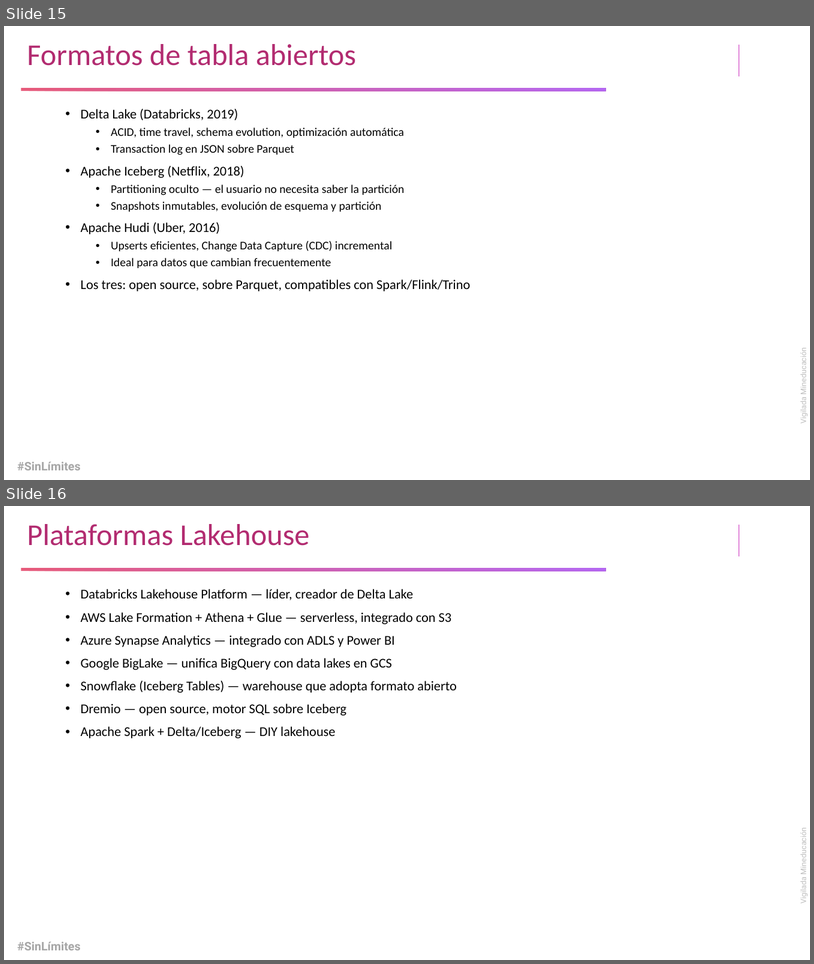
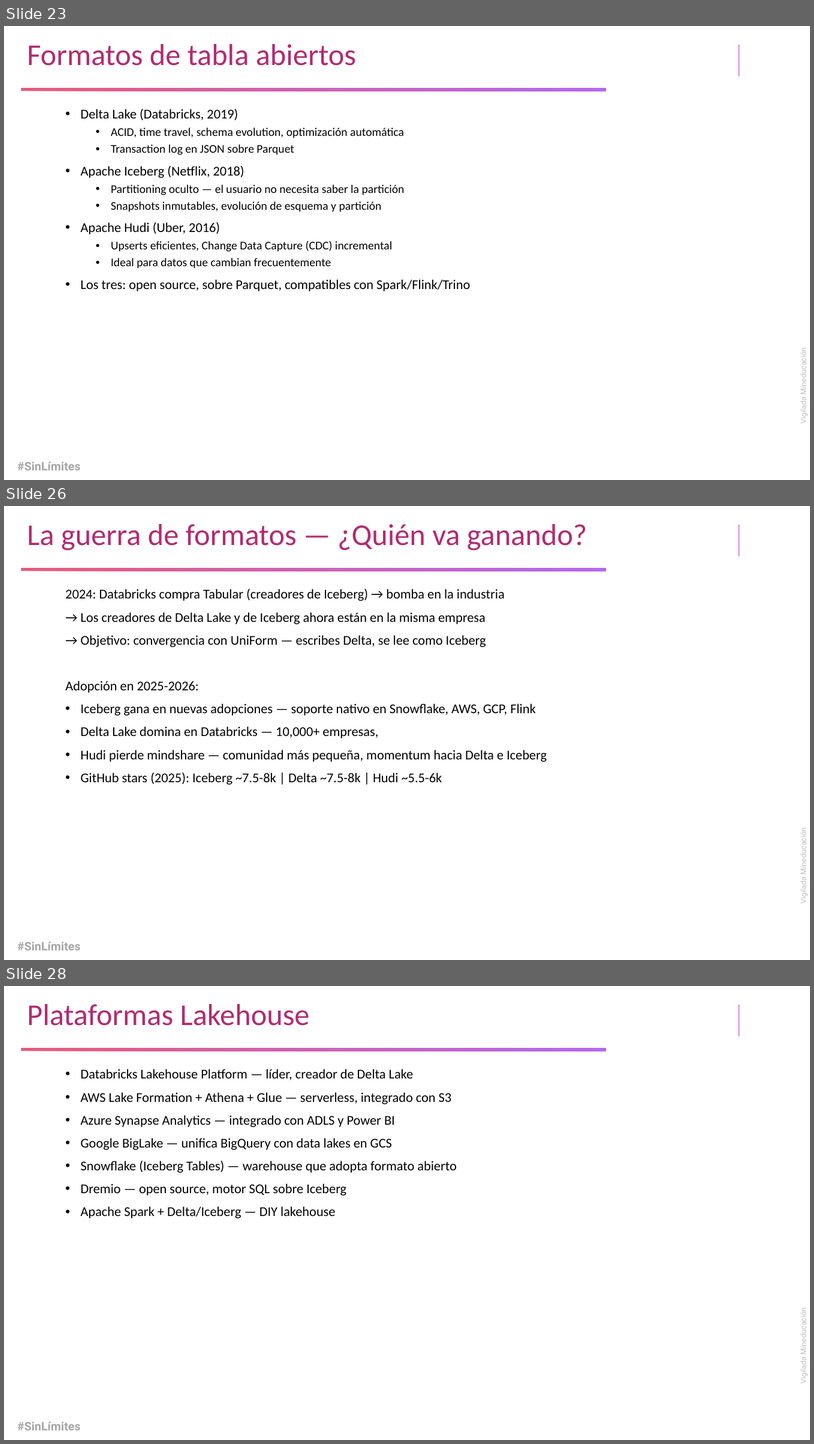
Before and after one commit to LeOsorio123/bigdata-101, a slide deck: resources/lakehouse.pptx. Shown one above the other, each under a label of ours: slides 15 and 16 before the commit, slides 23, 26 and 28 after it; the slides between them are not shown. The pictures are 814x964 and 814x1444 pixels, drawn with LibreOffice and Linux fonts; fonts in the diff are those of the drawing; background and template pictures are left out. Boxes give left, top, right and bottom in pixels: in the first picture for what was removed or moved away, otherwise in the second. Text is boxed around its words. In the diff, an @@ line names an element or a change of style, - is before the commit and + after.

```diff
--- a/resources/lakehouse.pptx
+++ b/resources/lakehouse.pptx
@@ slide 26 added at <box>4,506,810,960</box>, background #FFFFFF; not listed: 4 template elements that a slide beside it also shows @@
@@ title added at <box>27,524,587,550</box>, 36 pt, text #B22B70 @@
+La guerra de formatos — ¿Quién va ganando?
@@ text added at <box>65,589,547,784</box>, 16 pt, text #000000 @@
+2024: Databricks compra Tabular (creadores de Iceberg) → bomba en la industria
+→ Los creadores de Delta Lake y de Iceberg ahora están en la misma empresa
+→ Objetivo: convergencia con UniForm — escribes Delta, se lee como Iceberg
+Adopción en 2025-2026:
+• Iceberg gana en nuevas adopciones — soporte nativo en Snowflake, AWS, GCP, Flink
+• Delta Lake domina en Databricks — 10,000+ empresas,
+• Hudi pierde mindshare — comunidad más pequeña, momentum hacia Delta e Iceberg
+• GitHub stars (2025): Iceberg ~7.5-8k | Delta ~7.5-8k | Hudi ~5.5-6k
@@ what was slide 15 is now slide 23 @@
@@ what was slide 16 is now slide 28 @@
```
Also in this commit, not shown: 11 other slides added, 1 other file.
